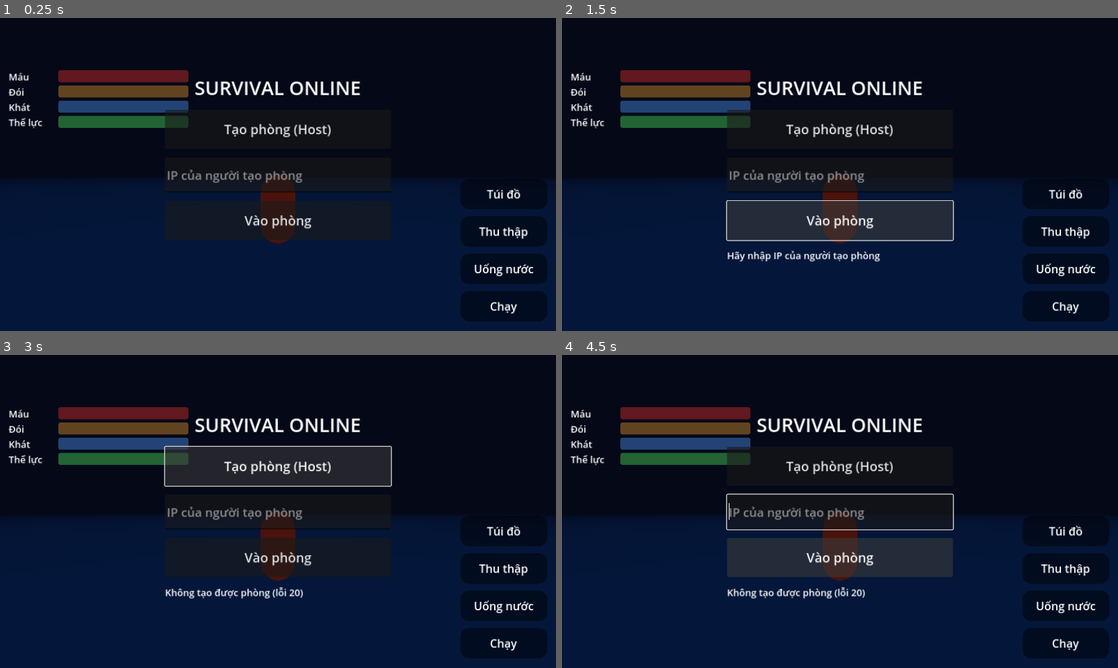
Above: before the commit, frames 1-4 (two rows, left to right).
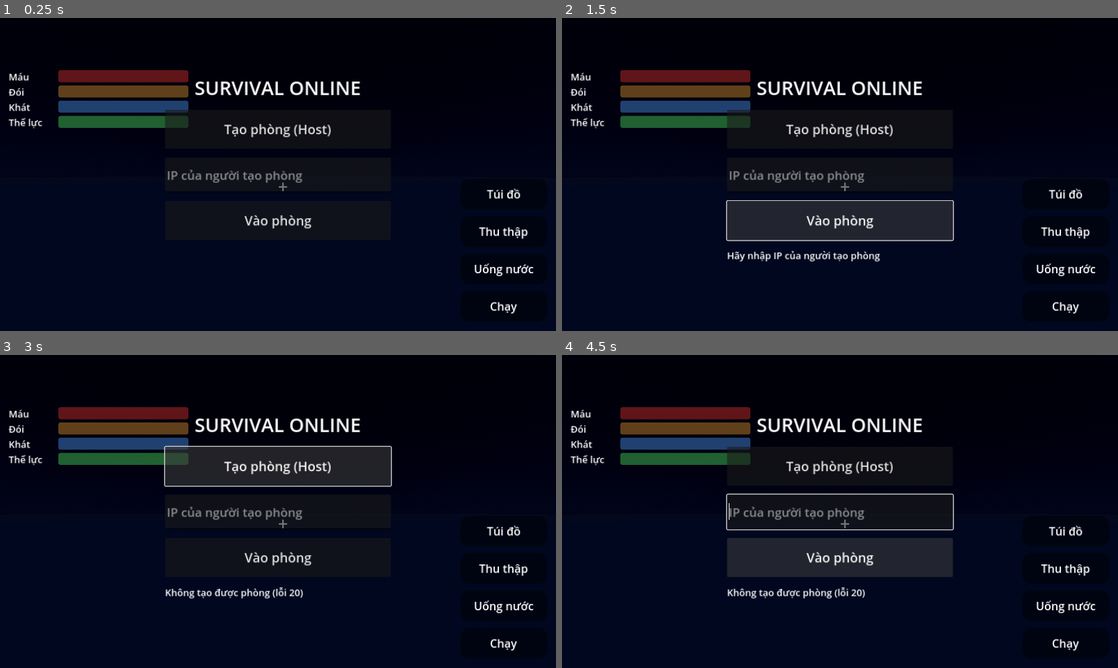
Above: after the commit, the same moments.

Repository: Hara0112/SurvivalGame
Game: Godot game, scene res://main.tscn
Same seed, same stepped clock (60 frames per second), same inputs: the game is played once before the commit and once after it.
Inputs (mouse positions are in pixels of both pictures, inside the frame that each line leads up to):
- Up to frame 1 (0.25 s): no input
- Up to frame 2 (1.5 s): click "Vào phòng" at 0.5 s; click "Vào phòng" at 1.25 s
- Up to frame 3 (3 s): click "Vào phòng" at 2 s; click "Tạo phòng (Host)" at 2.75 s
- Up to frame 4 (4.5 s): move the mouse to (962, 495) at 3.52 s; click (962, 495) at 3.67 s; drag from (728, 527) to (812, 574) at 4.27 s

The runs differ from the first frame. In frame 1, 33% of the frame differs, in the area x 0-100%, y 50-100%; in frame 2, 32%; in frame 3, 33%; in frame 4, 33%.

Commit message:
Update main.gd

Diff:
--- a/main.gd
+++ b/main.gd
@@ -2,23 +2,26 @@
 
 const PORT := 7777
 const CHUNK_SIZE := 48.0
-const RES := 20
+const RES := 28
 const VIEW := 2
 const WALK := 8.0
 const RUN := 14.0
 const WATER_Y := -3.0
 const DAY_LEN := 480.0
+const SHADOWS := true
 
 var noise: FastNoiseLite
 var mnoise: FastNoiseLite
 var tnoise: FastNoiseLite
 var dnoise: FastNoiseLite
 var fnoise: FastNoiseLite
+var gnoise: FastNoiseLite
 var mat := StandardMaterial3D.new()
 var veg_mat := StandardMaterial3D.new()
 var flame_mat := StandardMaterial3D.new()
 var beam_mat := StandardMaterial3D.new()
-var oak_mesh: ArrayMesh
+var oak_a: ArrayMesh
+var oak_b: ArrayMesh
 var pine_mesh: ArrayMesh
 var cactus_mesh: ArrayMesh
 var rock_mesh: ArrayMesh
@@ -26,7 +29,11 @@
 var tower_mesh: ArrayMesh
 var tent_mesh: ArrayMesh
 var flame_mesh: ArrayMesh
+var grass_mesh: ArrayMesh
+var dry_mesh: ArrayMesh
+var flower_mesh: ArrayMesh
 var env: Environment
+var sky_mat: ProceduralSkyMaterial
 var sun: DirectionalLight3D
 var chunks := {}
 var taken := {}
@@ -85,7 +92,7 @@
 var run_id := -1
 var joy_origin := Vector2.ZERO
 var yaw := 0.0
-var pitch := -0.3
+var pitch := 0.0
 
 var label: Label
 var msg: Label
@@ -119,13 +126,18 @@
 	tnoise = _mk_noise(77, 0.004, 2)
 	dnoise = _mk_noise(5, 0.12, 1)
 	fnoise = _mk_noise(99, 0.02, 2)
+	gnoise = _mk_noise(123, 0.035, 2)
 
 	mat.vertex_color_use_as_albedo = true
 	mat.vertex_color_is_srgb = true
 	mat.cull_mode = BaseMaterial3D.CULL_DISABLED
+	mat.roughness = 1.0
+	mat.metallic_specular = 0.0
 	veg_mat.vertex_color_use_as_albedo = true
 	veg_mat.vertex_color_is_srgb = true
 	veg_mat.cull_mode = BaseMaterial3D.CULL_DISABLED
+	veg_mat.roughness = 1.0
+	veg_mat.metallic_specular = 0.1
 	flame_mat.vertex_color_use_as_albedo = true
 	flame_mat.vertex_color_is_srgb = true
 	flame_mat.shading_mode = BaseMaterial3D.SHADING_MODE_UNSHADED
@@ -134,7 +146,8 @@
 	beam_mat.transparency = BaseMaterial3D.TRANSPARENCY_ALPHA
 	beam_mat.cull_mode = BaseMaterial3D.CULL_DISABLED
 
-	oak_mesh = _mesh_oak()
+	oak_a = _mesh_oak(true)
+	oak_b = _mesh_oak(false)
 	pine_mesh = _mesh_pine()
 	cactus_mesh = _mesh_cactus()
 	rock_mesh = _mesh_rock()
@@ -142,20 +155,35 @@
 	tower_mesh = _mesh_tower()
 	tent_mesh = _mesh_tent()
 	flame_mesh = _mesh_flame()
-
+	grass_mesh = _mesh_grass(Color(0.14, 0.4, 0.1), Color(0.5, 0.78, 0.25))
+	dry_mesh = _mesh_grass(Color(0.45, 0.35, 0.15), Color(0.85, 0.72, 0.4))
+	flower_mesh = _mesh_flower()
+
+	sky_mat = ProceduralSkyMaterial.new()
+	var sky := Sky.new()
+	sky.sky_material = sky_mat
 	env = Environment.new()
-	env.background_mode = Environment.BG_COLOR
-	env.background_color = Color(0.55, 0.75, 0.95)
+	env.background_mode = Environment.BG_SKY
+	env.sky = sky
 	env.ambient_light_source = Environment.AMBIENT_SOURCE_COLOR
-	env.ambient_light_color = Color(0.7, 0.7, 0.75)
+	env.ambient_light_color = Color(0.62, 0.68, 0.8)
 	env.ambient_light_energy = 0.6
 	env.fog_enabled = true
-	env.fog_density = 0.004
-	env.fog_light_color = Color(0.55, 0.75, 0.95)
+	env.fog_density = 0.005
+	env.fog_sky_affect = 0.0
+	env.fog_light_color = Color(0.68, 0.82, 0.95)
 	var we := WorldEnvironment.new()
 	we.environment = env
 	add_child(we)
+
 	sun = DirectionalLight3D.new()
+	if SHADOWS:
+		RenderingServer.directional_shadow_atlas_set_size(2048, true)
+		sun.shadow_enabled = true
+		sun.directional_shadow_mode = DirectionalLight3D.SHADOW_ORTHOGONAL
+		sun.directional_shadow_max_distance = 70.0
+		sun.shadow_bias = 0.08
+		sun.shadow_normal_bias = 1.5
 	add_child(sun)
 
 	water = MeshInstance3D.new()
@@ -163,8 +191,10 @@
 	pl.size = Vector2(800, 800)
 	water.mesh = pl
 	var wm := StandardMaterial3D.new()
-	wm.albedo_color = Color(0.15, 0.4, 0.8, 0.75)
+	wm.albedo_color = Color(0.1, 0.42, 0.6, 0.8)
 	wm.transparency = BaseMaterial3D.TRANSPARENCY_ALPHA
+	wm.roughness = 0.15
+	wm.metallic_specular = 0.9
 	water.material_override = wm
 	water.position.y = WATER_Y
 	add_child(water)
@@ -174,15 +204,14 @@
 	var body := MeshInstance3D.new()
 	body.mesh = CapsuleMesh.new()
 	body.position.y = 1.0
-	var pm := StandardMaterial3D.new()
-	pm.albedo_color = Color(0.9, 0.3, 0.2)
-	body.material_override = pm
+	body.visible = false
 	player.add_child(body)
 	pivot = Node3D.new()
-	pivot.position.y = 1.5
+	pivot.position.y = 1.65
 	player.add_child(pivot)
 	cam = Camera3D.new()
-	cam.position = Vector3(0, 0.5, 6)
+	cam.position = Vector3(0, 0, 0)
+	cam.fov = 75.0
 	cam.far = 400.0
 	pivot.add_child(cam)
 
@@ -198,6 +227,13 @@
 	label.position = Vector2(20, 15)
 	label.add_theme_font_size_override("font_size", 24)
 	ui.add_child(label)
+
+	var cross := Label.new()
+	cross.text = "+"
+	cross.add_theme_font_size_override("font_size", 40)
+	cross.set_anchors_preset(Control.PRESET_CENTER)
+	cross.mouse_filter = Control.MOUSE_FILTER_IGNORE
+	ui.add_child(cross)
 
 	var bx := VBoxContainer.new()
 	bx.position = Vector2(20, 120)
@@ -829,7 +865,7 @@
 			joy_knob.position = joy_origin + move_vec * 100.0 - joy_knob.size / 2.0
 		elif d.index == look_id:
 			yaw -= d.relative.x * 0.005
-			pitch = clampf(pitch + d.relative.y * 0.005, -1.2, 0.3)
+			pitch = clampf(pitch - d.relative.y * 0.005, -1.4, 1.4)
 
 func _gather() -> void:
 	if act_cd > 0.0:
@@ -948,13 +984,22 @@
 	var s := sin(th)
 	var f := clampf(s * 2.0 + 0.3, 0.0, 1.0)
 	var warm := clampf(1.0 - absf(s - 0.05) * 4.0, 0.0, 1.0)
-	var col := Color(0.02, 0.03, 0.09).lerp(Color(0.55, 0.75, 0.95), f).lerp(Color(1.0, 0.55, 0.3), warm * 0.4)
-	env.background_color = col
-	env.fog_light_color = col
-	env.ambient_light_energy = lerpf(0.2, 0.6, f)
+	var top := Color(0.01, 0.015, 0.05).lerp(Color(0.22, 0.47, 0.88), f)
+	var hor := Color(0.03, 0.04, 0.11).lerp(Color(0.68, 0.82, 0.95), f).lerp(Color(1.0, 0.55, 0.3), warm * 0.45)
+	sky_mat.sky_top_color = top
+	sky_mat.sky_horizon_color = hor
+	sky_mat.ground_horizon_color = hor
+	sky_mat.ground_bottom_color = hor.darkened(0.4)
+	env.fog_light_color = hor
+	env.ambient_light_color = Color(0.25, 0.3, 0.5).lerp(Color(0.62, 0.68, 0.8), f)
+	env.ambient_light_energy = lerpf(0.25, 0.6, f)
 	sun.rotation = Vector3(-th, -0.5, 0.0)
-	sun.light_energy = maxf(s, 0.0) * 1.1
-	sun.light_color = Color(1, 1, 1).lerp(Color(1.0, 0.6, 0.4), warm)
+	sun.light_energy = maxf(s, 0.0) * 1.25
+	sun.light_color = Color(1.0, 0.96, 0.88).lerp(Color(1.0, 0.55, 0.35), warm)
+	if SHADOWS:
+		var want := s > 0.05
+		if want != sun.shadow_enabled:
+			sun.shadow_enabled = want
 	time_name = "Đêm" if s < -0.05 else "Ngày"
 
 func _process(delta: float) -> void:
@@ -1019,8 +1064,9 @@
 		return Vector2(a - pc).length() < Vector2(b - pc).length())
 
 func _gen_pending() -> void:
+	var budget := 3 if chunks.size() < 9 else 1
 	var n := 0
-	while not pending.is_empty() and n < 2:
+	while not pending.is_empty() and n < budget:
 		var k: Vector2i = pending.pop_front()
 		if chunks.has(k):
 			continue
@@ -1030,8 +1076,12 @@
 		n += 1
 
 func _vcolor(x: float, z: float, h: float, t: float) -> Color:
-	var c := Color(0.28, 0.58, 0.22)
-	c = c.lerp(Color(0.88, 0.72, 0.38), smoothstep(0.22, 0.34, t))
+	var pn := gnoise.get_noise_2d(x, z)
+	var fn := fnoise.get_noise_2d(x, z)
+	var c := Color(0.22, 0.56, 0.14).lerp(Color(0.52, 0.64, 0.2), smoothstep(-0.1, 0.5, pn))
+	c = c.lerp(c.darkened(0.3), clampf(fn * 1.5, 0.0, 1.0))
+	c = c.lerp(Color(0.4, 0.3, 0.18), smoothstep(-0.35, -0.55, pn))
+	c = c.lerp(Color(0.86, 0.7, 0.36), smoothstep(0.22, 0.34, t))
 	c = c.lerp(Color(0.93, 0.96, 1.0), smoothstep(-0.2, -0.32, t))
 	if h < WATER_Y + 0.4:
 		c = Color(0.5, 0.45, 0.32)
@@ -1041,8 +1091,18 @@
 		c = c.lerp(Color(0.5, 0.5, 0.52), clampf((h - 12.0) / 6.0, 0.0, 1.0))
 	if h > 24.0:
 		c = c.lerp(Color(0.97, 0.98, 1.0), clampf((h - 24.0) / 6.0, 0.0, 1.0))
-	var v := 0.92 + dnoise.get_noise_2d(x, z) * 0.12
+	var v := 0.92 + dnoise.get_noise_2d(x, z) * 0.14
 	return Color(c.r * v, c.g * v, c.b * v)
+
+func _gh(hs: PackedFloat32Array, n: int, i: int, j: int, ox: float, oz: float, step: float) -> float:
+	if i >= 0 and i < n and j >= 0 and j < n:
+		return hs[i * n + j]
+	return _height(ox + i * step, oz + j * step)
+
+func _vert(st: SurfaceTool, p: Vector3, nrm: Vector3, col: Color) -> void:
+	st.set_normal(nrm)
+	st.set_color(col)
+	st.add_vertex(p)
 
 func _make_chunk(c: Vector2i) -> MeshInstance3D:
 	camps.erase(c)
@@ -1052,37 +1112,59 @@
 	var oz := c.y * CHUNK_SIZE
 	var hs := PackedFloat32Array()
 	var cols := PackedColorArray()
+	var nrms := PackedVector3Array()
 	hs.resize(n * n)
 	cols.resize(n * n)
+	nrms.resize(n * n)
+	for i in n:
+		for j in n:
+			hs[i * n + j] = _height(ox + i * step, oz + j * step)
 	for i in n:
 		for j in n:
 			var x := ox + i * step
 			var z := oz + j * step
-			var h := _height(x, z)
-			hs[i * n + j] = h
-			cols[i * n + j] = _vcolor(x, z, h, tnoise.get_noise_2d(x, z))
+			var h := hs[i * n + j]
+			var hl := _gh(hs, n, i - 1, j, ox, oz, step)
+			var hr := _gh(hs, n, i + 1, j, ox, oz, step)
+			var hu := _gh(hs, n, i, j - 1, ox, oz, step)
+			var hd := _gh(hs, n, i, j + 1, ox, oz, step)
+			var nrm := Vector3(hl - hr, 2.0 * step, hu - hd).normalized()
+			nrms[i * n + j] = nrm
+			var col := _vcolor(x, z, h, tnoise.get_noise_2d(x, z))
+			var rock := clampf((0.8 - nrm.y) * 5.0, 0.0, 1.0)
+			cols[i * n + j] = col.lerp(Color(0.46, 0.44, 0.42), rock)
 
 	var st := SurfaceTool.new()
 	st.begin(Mesh.PRIMITIVE_TRIANGLES)
 	for i in RES:
 		for j in RES:
+			var i0 := i * n + j
+			var i1 := (i + 1) * n + j
+			var i2 := i * n + j + 1
+			var i3 := (i + 1) * n + j + 1
 			var x0 := ox + i * step
 			var x1 := x0 + step
 			var z0 := oz + j * step
 			var z1 := z0 + step
-			var a := Vector3(x0, hs[i * n + j], z0)
-			var b := Vector3(x1, hs[(i + 1) * n + j], z0)
-			var d := Vector3(x0, hs[i * n + j + 1], z1)
-			var e := Vector3(x1, hs[(i + 1) * n + j + 1], z1)
-			_tri(st, a, b, d, cols[i * n + j], cols[(i + 1) * n + j], cols[i * n + j + 1])
-			_tri(st, b, e, d, cols[(i + 1) * n + j], cols[(i + 1) * n + j + 1], cols[i * n + j + 1])
+			var pa := Vector3(x0, hs[i0], z0)
+			var pb := Vector3(x1, hs[i1], z0)
+			var pd := Vector3(x0, hs[i2], z1)
+			var pe := Vector3(x1, hs[i3], z1)
+			_vert(st, pa, nrms[i0], cols[i0])
+			_vert(st, pb, nrms[i1], cols[i1])
+			_vert(st, pd, nrms[i2], cols[i2])
+			_vert(st, pb, nrms[i1], cols[i1])
+			_vert(st, pe, nrms[i3], cols[i3])
+			_vert(st, pd, nrms[i2], cols[i2])
 	var mi := MeshInstance3D.new()
 	mi.mesh = st.commit()
 	mi.material_override = mat
+	mi.cast_shadow = GeometryInstance3D.SHADOW_CASTING_SETTING_OFF
 
 	var rng := RandomNumberGenerator.new()
 	rng.seed = hash(c)
 	var oaks: Array = []
+	var oaks2: Array = []
 	var pines: Array = []
 	var cacti: Array = []
 	var rocks: Array = []
@@ -1124,9 +1206,16 @@
 					which = "rock"
 		if which == "":
 			continue
+		if which != "rock":
+			var sl := absf(_height(x + 1.5, z) - h) + absf(_height(x, z + 1.5) - h)
+			if sl > 2.6:
+				continue
 		var kind := 0
 		if which == "oak":
-			oaks.append(_xf(pos, ang, s, s))
+			if dens > 0.55:
+				oaks2.append(_xf(pos, ang, s, s))
+			else:
+				oaks.append(_xf(pos, ang, s, s))
 		elif which == "pine":
 			pines.append(_xf(pos, ang, s, s))
 		elif which == "cactus":
@@ -1139,13 +1228,44 @@
 		lst.append({"key": rkey, "kind": kind, "pos": pos})
 	res_list[c] = lst
 	if oaks.size() > 0:
-		mi.add_child(_multi(oak_mesh, oaks))
+		mi.add_child(_multi(oak_a, oaks, true))
+	if oaks2.size() > 0:
+		mi.add_child(_multi(oak_b, oaks2, true))
 	if pines.size() > 0:
-		mi.add_child(_multi(pine_mesh, pines))
+		mi.add_child(_multi(pine_mesh, pines, true))
 	if cacti.size() > 0:
-		mi.add_child(_multi(cactus_mesh, cacti))
+		mi.add_child(_multi(cactus_mesh, cacti, true))
 	if rocks.size() > 0:
-		mi.add_child(_multi(rock_mesh, rocks))
+		mi.add_child(_multi(rock_mesh, rocks, true))
+
+	var gr := RandomNumberGenerator.new()
+	gr.seed = hash(c) + 31337
+	var tufts: Array = []
+	var drys: Array = []
+	var flowers: Array = []
+	for i in 150:
+		var gx := ox + gr.randf() * CHUNK_SIZE
+		var gz := oz + gr.randf() * CHUNK_SIZE
+		var groll := gr.randf()
+		var gang := gr.randf() * TAU
+		var gs := 0.7 + gr.randf() * 0.9
+		var gh := _height(gx, gz)
+		var gt := tnoise.get_noise_2d(gx, gz)
+		var gb := _biome_id(gh, gt)
+		var gp := Vector3(gx, gh - 0.05, gz)
+		if gb == 0:
+			if groll < 0.8:
+				tufts.append(_xf(gp, gang, gs, gs))
+			elif fnoise.get_noise_2d(gx, gz) < 0.2 and groll > 0.88:
+				flowers.append(_xf(gp, gang, gs, gs))
+		elif gb == 1 and groll < 0.35:
+			drys.append(_xf(gp, gang, gs, gs))
+	if tufts.size() > 0:
+		mi.add_child(_multi(grass_mesh, tufts, false))
+	if drys.size() > 0:
+		mi.add_child(_multi(dry_mesh, drys, false))
+	if flowers.size() > 0:
+		mi.add_child(_multi(flower_mesh, flowers, false))
 
 	var lr := RandomNumberGenerator.new()
 	lr.seed = hash(c) + 7777
@@ -1183,7 +1303,7 @@
 	var b := Basis(Vector3.UP, ang).scaled(Vector3(sxz, sy, sxz))
 	return Transform3D(b, pos)
 
-func _multi(m: Mesh, xf: Array) -> MultiMeshInstance3D:
+func _multi(m: Mesh, xf: Array, shadow: bool) -> MultiMeshInstance3D:
 	var mm := MultiMesh.new()
 	mm.transform_format = MultiMesh.TRANSFORM_3D
 	mm.mesh = m
@@ -1193,6 +1313,8 @@
 	var mmi := MultiMeshInstance3D.new()
 	mmi.multimesh = mm
 	mmi.material_override = veg_mat
+	if not shadow:
+		mmi.cast_shadow = GeometryInstance3D.SHADOW_CASTING_SETTING_OFF
 	return mmi
 
 func _prop(root: Node3D, m: Mesh, mt: Material, off: Vector3, rot: float, sc: Vector3) -> void:
@@ -1224,6 +1346,7 @@
 		cm.radial_segments = 6
 		bm.mesh = cm
 		bm.material_override = beam_mat
+		bm.cast_shadow = GeometryInstance3D.SHADOW_CASTING_SETTING_OFF
 		bm.position.y = 45.0
 		root.add_child(bm)
 	elif kind == 1:
@@ -1241,7 +1364,7 @@
 		lamp.position = Vector3(0, 1.8, 0)
 		root.add_child(lamp)
 	else:
-		_prop(root, oak_mesh, veg_mat, Vector3(0, -0.3, 0), rng.randf() * TAU, Vector3(4.0, 4.0, 4.0))
+		_prop(root, oak_a, veg_mat, Vector3(0, -0.3, 0), rng.randf() * TAU, Vector3(4.0, 4.0, 4.0))
 		for i in 6:
 			var a3 := rng.randf() * TAU
 			var d3 := 6.0 + rng.randf() * 3.0
@@ -1250,30 +1373,19 @@
 	return root
 
 # ---------- MESH ----------
-func _tri(st: SurfaceTool, a: Vector3, b: Vector3, c: Vector3, ca: Color, cb: Color, cc: Color) -> void:
+func _vtri(st: SurfaceTool, a: Vector3, b: Vector3, c: Vector3, ca: Color, cb: Color, cc: Color, outv: Vector3) -> void:
 	var nrm := (b - a).cross(c - a).normalized()
-	if nrm.y < 0.0:
+	if nrm.dot(outv) < 0.0:
 		nrm = -nrm
-	var rock := clampf((0.8 - nrm.y) * 6.0, 0.0, 1.0)
-	var rc := Color(0.45, 0.43, 0.42)
+	var vs := [a, b, c]
 	var cs := [ca, cb, cc]
-	var vs := [a, b, c]
 	for k in 3:
 		var col: Color = cs[k]
 		st.set_normal(nrm)
-		st.set_color(col.lerp(rc, rock))
+		st.set_color(col)
 		st.add_vertex(vs[k])
 
-func _vtri(st: SurfaceTool, a: Vector3, b: Vector3, c: Vector3, col: Color, outv: Vector3) -> void:
-	var nrm := (b - a).cross(c - a).normalized()
-	if nrm.dot(outv) < 0.0:
-		nrm = -nrm
-	for v in [a, b, c]:
-		st.set_normal(nrm)
-		st.set_color(col)
-		st.add_vertex(v)
-
-func _frustum(st: SurfaceTool, ox: float, oz: float, y0: float, y1: float, r0: float, r1: float, col: Color, sides: int) -> void:
+func _frustum(st: SurfaceTool, ox: float, oz: float, y0: float, y1: float, r0: float, r1: float, cb: Color, ct: Color, sides: int) -> void:
 	for i in sides:
 		var a0 := TAU * float(i) / float(sides)
 		var a1 := TAU * float(i + 1) / float(sides)
@@ -1283,66 +1395,130 @@
 		var b1 := Vector3(ox + cos(a1) * r0, y0, oz + sin(a1) * r0)
 		var t0 := Vector3(ox + cos(a0) * r1, y1, oz + sin(a0) * r1)
 		var t1 := Vector3(ox + cos(a1) * r1, y1, oz + sin(a1) * r1)
-		_vtri(st, b0, t0, b1, col, outv)
+		_vtri(st, b0, t0, b1, cb, ct, cb, outv)
 		if r1 > 0.001:
-			_vtri(st, b1, t0, t1, col, outv)
-			_vtri(st, Vector3(ox, y1, oz), t0, t1, col, Vector3.UP)
+			_vtri(st, b1, t0, t1, cb, ct, ct, outv)
+			_vtri(st, Vector3(ox, y1, oz), t0, t1, ct, ct, ct, Vector3.UP)
+
+func _fr(st: SurfaceTool, ox: float, oz: float, y0: float, y1: float, r0: float, r1: float, col: Color, sides: int) -> void:
+	_frustum(st, ox, oz, y0, y1, r0, r1, col, col, sides)
+
+func _bt(st: SurfaceTool, c: Vector3, rad: Vector3, col: Color, sd: float, p0: Vector3, p1: Vector3, p2: Vector3) -> void:
+	for p in [p0, p1, p2]:
+		var dir: Vector3 = p
+		var j := 1.0 + 0.14 * sin(dir.x * 6.0 + sd) * cos(dir.y * 5.0 + sd * 1.7) + 0.08 * sin(dir.z * 9.0 + sd * 0.6)
+		var pos := c + Vector3(dir.x * rad.x, dir.y * rad.y, dir.z * rad.z) * j
+		var shade := 0.82 + 0.28 * (dir.y * 0.5 + 0.5)
+		st.set_normal(dir)
+		st.set_color(Color(col.r * shade, col.g * shade, col.b * shade))
+		st.add_vertex(pos)
+
+func _blob(st: SurfaceTool, c: Vector3, rad: Vector3, col: Color, sd: float, sub: bool) -> void:
+	var t := (1.0 + sqrt(5.0)) / 2.0
+	var vs: Array = [
+		Vector3(-1, t, 0), Vector3(1, t, 0), Vector3(-1, -t, 0), Vector3(1, -t, 0),
+		Vector3(0, -1, t), Vector3(0, 1, t), Vector3(0, -1, -t), Vector3(0, 1, -t),
+		Vector3(t, 0, -1), Vector3(t, 0, 1), Vector3(-t, 0, -1), Vector3(-t, 0, 1)]
+	var fs: Array = [
+		[0, 11, 5], [0, 5, 1], [0, 1, 7], [0, 7, 10], [0, 10, 11],
+		[1, 5, 9], [5, 11, 4], [11, 10, 2], [10, 7, 6], [7, 1, 8],
+		[3, 9, 4], [3, 4, 2], [3, 2, 6], [3, 6, 8], [3, 8, 9],
+		[4, 9, 5], [2, 4, 11], [6, 2, 10], [8, 6, 7], [9, 8, 1]]
+	for f in fs:
+		var a: Vector3 = (vs[f[0]] as Vector3).normalized()
+		var b: Vector3 = (vs[f[1]] as Vector3).normalized()
+		var d: Vector3 = (vs[f[2]] as Vector3).normalized()
+		if sub:
+			var ab := ((a + b) * 0.5).normalized()
+			var bd := ((b + d) * 0.5).normalized()
+			var da := ((d + a) * 0.5).normalized()
+			_bt(st, c, rad, col, sd, a, ab, da)
+			_bt(st, c, rad, col, sd, ab, b, bd)
+			_bt(st, c, rad, col, sd, da, bd, d)
+			_bt(st, c, rad, col, sd, ab, bd, da)
+		else:
+			_bt(st, c, rad, col, sd, a, b, d)
 
 func _new_st() -> SurfaceTool:
 	var st := SurfaceTool.new()
 	st.begin(Mesh.PRIMITIVE_TRIANGLES)
 	return st
 
-func _mesh_oak() -> ArrayMesh:
+func _mesh_oak(lush: bool) -> ArrayMesh:
 	var st := _new_st()
-	_frustum(st, 0, 0, 0.0, 2.4, 0.4, 0.28, Color(0.4, 0.27, 0.15), 6)
-	_frustum(st, 0, 0, 1.9, 3.9, 1.9, 1.35, Color(0.2, 0.5, 0.15), 7)
-	_frustum(st, 0, 0, 3.7, 5.6, 1.45, 0.0, Color(0.27, 0.6, 0.18), 7)
+	var g1 := Color(0.2, 0.52, 0.14) if lush else Color(0.12, 0.38, 0.14)
+	var g2 := Color(0.3, 0.62, 0.18) if lush else Color(0.18, 0.46, 0.16)
+	_frustum(st, 0, 0, 0.0, 2.6, 0.45, 0.3, Color(0.3, 0.2, 0.12), Color(0.42, 0.29, 0.17), 6)
+	_blob(st, Vector3(0, 3.6, 0), Vector3(2.0, 1.6, 2.0), g1, 1.0, false)
+	_blob(st, Vector3(0.9, 4.5, 0.3), Vector3(1.5, 1.3, 1.5), g2, 2.3, false)
+	_blob(st, Vector3(-0.8, 4.7, -0.4), Vector3(1.4, 1.3, 1.4), g2, 3.7, false)
+	_blob(st, Vector3(0.0, 5.4, 0.0), Vector3(1.2, 1.0, 1.2), g2, 5.1, false)
 	return st.commit()
 
 func _mesh_pine() -> ArrayMesh:
 	var st := _new_st()
-	_frustum(st, 0, 0, 0.0, 1.6, 0.35, 0.25, Color(0.35, 0.24, 0.14), 6)
-	_frustum(st, 0, 0, 1.2, 3.4, 1.9, 0.5, Color(0.1, 0.38, 0.22), 7)
-	_frustum(st, 0, 0, 2.8, 5.0, 1.5, 0.3, Color(0.12, 0.42, 0.25), 7)
-	_frustum(st, 0, 0, 4.4, 6.6, 1.1, 0.0, Color(0.9, 0.95, 1.0), 7)
+	_frustum(st, 0, 0, 0.0, 1.8, 0.4, 0.28, Color(0.28, 0.19, 0.11), Color(0.38, 0.26, 0.15), 6)
+	_frustum(st, 0, 0, 1.0, 3.2, 2.1, 0.7, Color(0.07, 0.3, 0.18), Color(0.12, 0.42, 0.24), 6)
+	_frustum(st, 0, 0, 2.5, 4.6, 1.7, 0.5, Color(0.08, 0.33, 0.19), Color(0.14, 0.46, 0.26), 6)
+	_frustum(st, 0, 0, 3.9, 6.0, 1.3, 0.35, Color(0.09, 0.36, 0.2), Color(0.16, 0.5, 0.28), 6)
+	_frustum(st, 0, 0, 5.3, 7.4, 0.95, 0.0, Color(0.12, 0.4, 0.24), Color(0.92, 0.96, 1.0), 6)
 	return st.commit()
 
 func _mesh_cactus() -> ArrayMesh:
 	var st := _new_st()
-	_frustum(st, 0, 0, 0.0, 3.2, 0.45, 0.38, Color(0.2, 0.55, 0.25), 6)
-	_frustum(st, 0.75, 0, 1.3, 2.5, 0.25, 0.22, Color(0.22, 0.58, 0.27), 6)
+	_frustum(st, 0, 0, 0.0, 3.2, 0.45, 0.38, Color(0.16, 0.48, 0.22), Color(0.26, 0.62, 0.3), 6)
+	_frustum(st, 0.75, 0, 1.3, 2.5, 0.25, 0.22, Color(0.2, 0.55, 0.25), Color(0.28, 0.64, 0.32), 6)
 	return st.commit()
 
 func _mesh_rock() -> ArrayMesh:
 	var st := _new_st()
-	_frustum(st, 0, 0, 0.0, 0.9, 1.1, 0.8, Color(0.5, 0.49, 0.47), 6)
-	_frustum(st, 0.1, 0, 0.8, 1.5, 0.8, 0.3, Color(0.42, 0.41, 0.4), 6)
+	_blob(st, Vector3(0, 0.55, 0), Vector3(1.1, 0.75, 1.0), Color(0.5, 0.49, 0.47), 0.7, true)
+	_blob(st, Vector3(0.7, 0.35, 0.3), Vector3(0.6, 0.45, 0.55), Color(0.44, 0.43, 0.42), 2.1, false)
 	return st.commit()
 
 func _mesh_bush() -> ArrayMesh:
 	var st := _new_st()
-	_frustum(st, 0, 0, 0.0, 0.8, 0.9, 0.55, Color(0.18, 0.45, 0.15), 7)
-	_frustum(st, 0.35, 0.1, 0.6, 1.0, 0.2, 0.1, Color(0.85, 0.1, 0.2), 5)
-	_frustum(st, -0.3, 0.25, 0.6, 1.0, 0.2, 0.1, Color(0.85, 0.1, 0.2), 5)
-	_frustum(st, 0.0, -0.4, 0.6, 1.0, 0.2, 0.1, Color(0.85, 0.1, 0.2), 5)
+	_blob(st, Vector3(0, 0.55, 0), Vector3(0.95, 0.65, 0.95), Color(0.16, 0.45, 0.14), 1.3, false)
+	_blob(st, Vector3(0.45, 0.55, 0.4), Vector3(0.7, 0.5, 0.7), Color(0.2, 0.5, 0.16), 2.4, false)
+	var berry := Color(0.9, 0.1, 0.2)
+	_blob(st, Vector3(0.35, 0.95, 0.1), Vector3(0.16, 0.16, 0.16), berry, 3.0, false)
+	_blob(st, Vector3(-0.3, 0.9, 0.35), Vector3(0.16, 0.16, 0.16), berry, 3.5, false)
+	_blob(st, Vector3(0.05, 1.0, -0.4), Vector3(0.16, 0.16, 0.16), berry, 4.0, false)
+	_blob(st, Vector3(0.7, 0.8, 0.5), Vector3(0.14, 0.14, 0.14), berry, 4.4, false)
 	return st.commit()
 
 func _mesh_tower() -> ArrayMesh:
 	var st := _new_st()
-	_frustum(st, 0, 0, 0.0, 9.0, 2.6, 2.2, Color(0.55, 0.54, 0.52), 8)
-	_frustum(st, 0, 0, 9.0, 11.0, 2.2, 1.0, Color(0.42, 0.41, 0.4), 8)
-	_frustum(st, 1.4, 0, 9.0, 12.5, 0.8, 0.8, Color(0.5, 0.49, 0.47), 6)
-	_frustum(st, 0, 0, 10.5, 11.0, 1.2, 0.9, Color(0.35, 0.5, 0.3), 8)
+	_fr(st, 0, 0, 0.0, 9.0, 2.6, 2.2, Color(0.55, 0.54, 0.52), 8)
+	_fr(st, 0, 0, 9.0, 11.0, 2.2, 1.0, Color(0.42, 0.41, 0.4), 8)
+	_fr(st, 1.4, 0, 9.0, 12.5, 0.8, 0.8, Color(0.5, 0.49, 0.47), 6)
+	_fr(st, 0, 0, 10.5, 11.0, 1.2, 0.9, Color(0.35, 0.5, 0.3), 8)
 	return st.commit()
 
 func _mesh_tent() -> ArrayMesh:
 	var st := _new_st()
-	_frustum(st, 0, 0, 0.0, 2.4, 2.2, 0.0, Color(0.8, 0.65, 0.4), 4)
+	_fr(st, 0, 0, 0.0, 2.4, 2.2, 0.0, Color(0.8, 0.65, 0.4), 4)
 	return st.commit()
 
 func _mesh_flame() -> ArrayMesh:
 	var st := _new_st()
-	_frustum(st, 0, 0, 0.0, 0.9, 0.4, 0.0, Color(1.0, 0.55, 0.1), 5)
-	_frustum(st, 0, 0, 0.0, 0.5, 0.25, 0.0, Color(1.0, 0.9, 0.3), 5)
+	_fr(st, 0, 0, 0.0, 0.9, 0.4, 0.0, Color(1.0, 0.55, 0.1), 5)
+	_fr(st, 0, 0, 0.0, 0.5, 0.25, 0.0, Color(1.0, 0.9, 0.3), 5)
 	return st.commit()
+
+func _mesh_grass(cb: Color, ct: Color) -> ArrayMesh:
+	var st := _new_st()
+	for k in 4:
+		var a := float(k) * 1.7
+		var hh := 0.55 + float(k % 3) * 0.2
+		_frustum(st, cos(a) * 0.18, sin(a) * 0.18, 0.0, hh, 0.07, 0.0, cb, ct, 3)
+	return st.commit()
+
+func _mesh_flower() -> ArrayMesh:
+	var st := _new_st()
+	var green := Color(0.2, 0.5, 0.18)
+	_frustum(st, 0, 0, 0.0, 0.5, 0.03, 0.03, green, green, 3)
+	_blob(st, Vector3(0, 0.55, 0), Vector3(0.14, 0.1, 0.14), Color(1.0, 0.85, 0.2), 1.0, false)
+	_frustum(st, 0.35, 0.2, 0.0, 0.4, 0.03, 0.03, green, green, 3)
+	_blob(st, Vector3(0.35, 0.45, 0.2), Vector3(0.13, 0.1, 0.13), Color(0.95, 0.5, 0.7), 2.0, false)
+	return st.commit()
